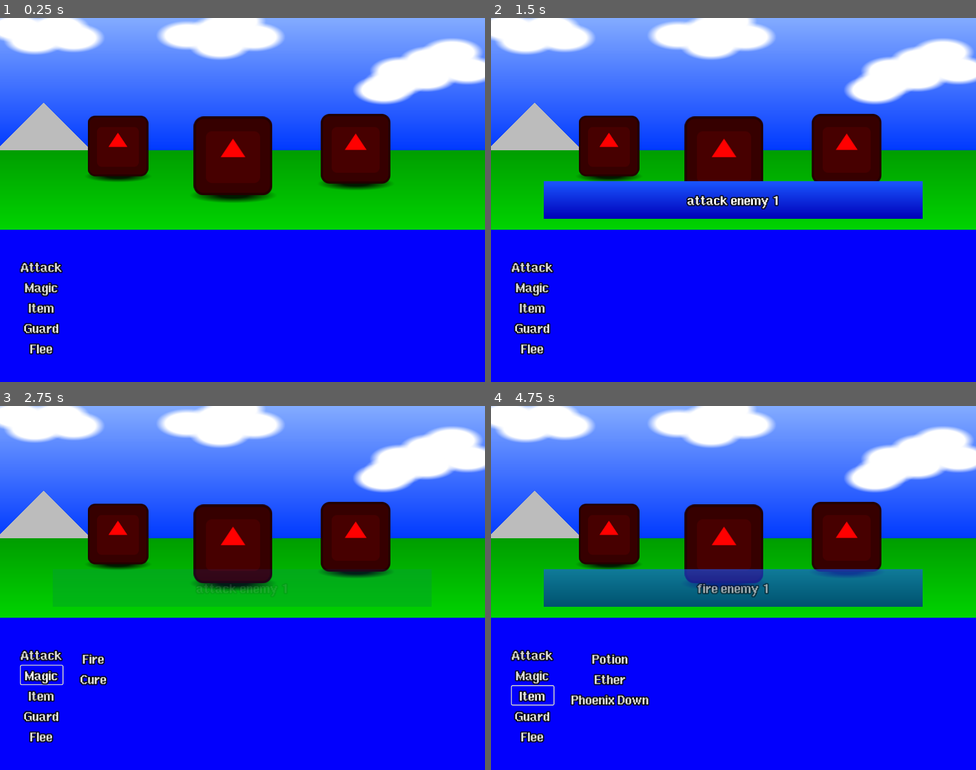
Above: before the commit, frames 1-4 (two rows, left to right).
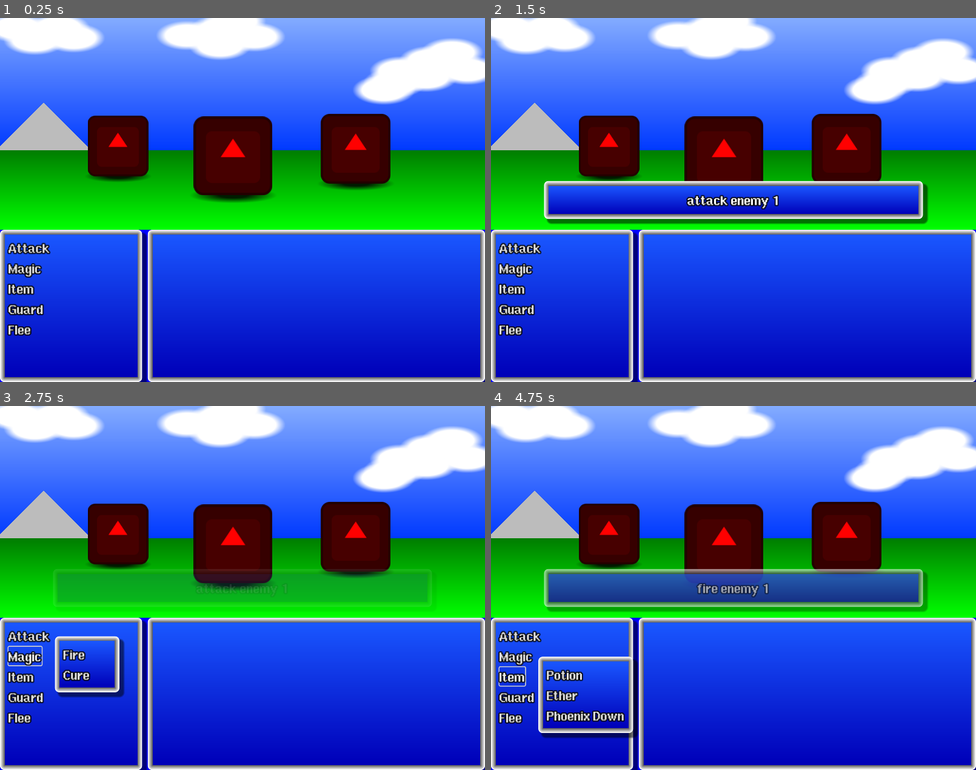
Above: after the commit, the same moments.

Repository: Toxe/godot-modal-dialogs
Game: Godot game, scene res://main.tscn
Two runs of this game, one before a commit and one after it. Both use one fixed random seed, a clock stepped at 60 frames per second and the inputs below. The engine's default icon, where the game draws it, is replaced by a stand-in: a white triangle on a blue panel in a dark square.
Inputs:
- Up to frame 1 (0.25 s): no input
- Up to frame 2 (1.5 s): click "Attack" at 0.5 s; click "Enemy A" at 1.25 s
- Up to frame 3 (2.75 s): click "Magic" at 2 s
- Up to frame 4 (4.75 s): click "Fire" at 2.75 s; click "Enemy A" at 3.5 s; click "Item" at 4.25 s

The runs differ from the first frame. In frame 1, 48% of the frame differs, in the area x 0-100%, y 36-100%; in frame 2, 49%; in frame 3, 47%; in frame 4, 54%.

Commit message:
Update UI and theme

Diff:
--- a/T05_ModalDialogs/main.gd
+++ b/T05_ModalDialogs/main.gd
@@ -2,7 +2,7 @@
 
 const notification_scene = preload("res://notification.tscn")
 
-@onready var main_action_menu: Menu = $MainActionMenu
+@onready var main_action_menu: Menu = $HSplitContainer/MainActionMenu
 
 
 func _ready() -> void:
--- a/T05_ModalDialogs/main.tscn
+++ b/T05_ModalDialogs/main.tscn
@@ -1,7 +1,8 @@
-[gd_scene load_steps=12 format=3 uid="uid://cwc2cuyvyp0lc"]
+[gd_scene load_steps=13 format=3 uid="uid://cwc2cuyvyp0lc"]
 
 [ext_resource type="Script" path="res://main.gd" id="1_axe23"]
 [ext_resource type="PackedScene" uid="uid://jks85lh402mp" path="res://menu/menu.tscn" id="2_qe8vp"]
+[ext_resource type="Theme" uid="uid://biy1jtch5ko3f" path="res://theme.tres" id="3_3g1iq"]
 [ext_resource type="Texture2D" uid="uid://b1ygadlpkhabj" path="res://icon.svg" id="3_f2ea1"]
 
 [sub_resource type="Gradient" id="Gradient_8nihk"]
@@ -23,7 +24,7 @@
 fill_to = Vector2(0.5, 0)
 
 [sub_resource type="Gradient" id="Gradient_e705x"]
-colors = PackedColorArray(8.95232e-06, 0.831235, 3.85046e-07, 1, 2.02149e-06, 0.618463, 4.42803e-06, 1)
+colors = PackedColorArray(0, 1, 0, 1, 0, 0.494118, 0, 1)
 
 [sub_resource type="GradientTexture2D" id="GradientTexture2D_asvv3"]
 gradient = SubResource("Gradient_e705x")
@@ -217,6 +218,7 @@
 color = Color(0, 1, 0, 1)
 
 [node name="UI" type="ColorRect" parent="Background"]
+visible = false
 offset_top = 447.0
 offset_right = 1024.0
 offset_bottom = 768.0
@@ -289,8 +291,23 @@
 texture = SubResource("GradientTexture2D_g88vo")
 expand_mode = 1
 
-[node name="MainActionMenu" parent="." instance=ExtResource("2_qe8vp")]
-offset_left = 44.0
-offset_top = 505.0
-offset_right = 44.0
-offset_bottom = 505.0
+[node name="HSplitContainer" type="HSplitContainer" parent="."]
+offset_top = 447.0
+offset_right = 1024.0
+offset_bottom = 768.0
+theme = ExtResource("3_3g1iq")
+split_offset = 300
+dragger_visibility = 1
+
+[node name="MainActionMenu" parent="HSplitContainer" instance=ExtResource("2_qe8vp")]
+layout_mode = 2
+
+[node name="PanelContainer" type="PanelContainer" parent="HSplitContainer"]
+layout_mode = 2
+theme_type_variation = &"BorderPanelContainer"
+
+[node name="PanelContainer" type="PanelContainer" parent="HSplitContainer/PanelContainer"]
+layout_mode = 2
+
+[node name="MarginContainer" type="MarginContainer" parent="HSplitContainer/PanelContainer/PanelContainer"]
+layout_mode = 2
--- a/T05_ModalDialogs/menu/buttons/sub_menu_button.gd
+++ b/T05_ModalDialogs/menu/buttons/sub_menu_button.gd
@@ -14,32 +14,35 @@
 func close_dialog(dialog: Dialog) -> void:
     dialog.close()
 
-    var parent_menu := get_parent() as Menu
+    var parent_menu := get_menu()
     if parent_menu:
         parent_menu.enable_mouse_input()
         parent_menu.close.emit()
 
 
+func get_menu() -> Menu:
+    return get_parent().get_parent().get_parent().get_parent() as Menu
+
+
 func _on_pressed() -> void:
-    var parent_menu := get_parent() as Menu
-    var parent_dialog := parent_menu.get_parent() as Dialog
-
-    var pos := Vector2(30, 0)
-
-    if parent_dialog:
-        pos += parent_dialog.global_position + Vector2(parent_dialog.size.x, 0)
-    else:
-        pos += parent_menu.global_position + Vector2(parent_menu.size.x, 0)
-
-    # create dialog
-    var dialog := dialog_scene.instantiate() as Dialog
-    dialog.global_position = pos
-    get_viewport().add_child(dialog)
-
     # create menu
     var menu := menu_scene.instantiate() as Menu
     build_menu.call(menu)
+
+    # create dialog
+    var pos := global_position + Vector2(size.x + 20, -30)
+    var dialog := dialog_scene.instantiate() as Dialog
+    dialog.global_position = pos
+
     dialog.add_content(menu)
+    get_viewport().add_child(dialog)
 
-    parent_menu.disable_mouse_input()
+    # move dialog up if it clips out of the viewport
+    var viewport_height: float = ProjectSettings.get("display/window/size/viewport_height")
+    var dialog_y_pos := (dialog.global_position + dialog.size).y
+
+    if dialog_y_pos > viewport_height:
+        dialog.global_position.y -= dialog_y_pos - viewport_height
+
+    get_menu().disable_mouse_input()
     menu.close.connect(func() -> void: close_dialog(dialog))
--- a/T05_ModalDialogs/menu/menu.gd
+++ b/T05_ModalDialogs/menu/menu.gd
@@ -1,4 +1,4 @@
-class_name Menu extends VBoxContainer
+class_name Menu extends PanelContainer
 
 signal close
 
@@ -16,13 +16,14 @@
 
 func add_button(button: Button, text: String) -> Button:
     button.text = text
-    add_child(button)
+    button.size_flags_horizontal = Control.SIZE_SHRINK_BEGIN
+    %VBoxContainer.add_child(button)
     return button
 
 
 func get_controls() -> Array[Control]:
     var controls: Array[Control] = []
-    for child in get_children():
+    for child in %VBoxContainer.get_children():
         var ctrl := child as Control
         if ctrl:
             controls.append(ctrl)
--- a/T05_ModalDialogs/menu/menu.tscn
+++ b/T05_ModalDialogs/menu/menu.tscn
@@ -3,6 +3,18 @@
 [ext_resource type="Theme" uid="uid://biy1jtch5ko3f" path="res://theme.tres" id="1_cye14"]
 [ext_resource type="Script" path="res://menu/menu.gd" id="1_f55qi"]
 
-[node name="Menu" type="VBoxContainer"]
+[node name="Menu" type="PanelContainer"]
 theme = ExtResource("1_cye14")
+theme_type_variation = &"BorderPanelContainer"
 script = ExtResource("1_f55qi")
+
+[node name="PanelContainer" type="PanelContainer" parent="."]
+layout_mode = 2
+
+[node name="MarginContainer" type="MarginContainer" parent="PanelContainer"]
+layout_mode = 2
+
+[node name="VBoxContainer" type="VBoxContainer" parent="PanelContainer/MarginContainer"]
+unique_name_in_owner = true
+custom_minimum_size = Vector2(100, 0)
+layout_mode = 2
--- a/T05_ModalDialogs/notification.gd
+++ b/T05_ModalDialogs/notification.gd
@@ -10,4 +10,4 @@
 
 
 func set_text(text: String) -> void:
-    $PanelContainer/Label.text = text
+    %Label.text = text
--- a/T05_ModalDialogs/notification.tscn
+++ b/T05_ModalDialogs/notification.tscn
@@ -19,10 +19,15 @@
 offset_bottom = 40.0
 grow_horizontal = 2
 grow_vertical = 2
-theme = ExtResource("2_xekr1")
+theme = ExtResource("2_k36uu")
+theme_type_variation = &"BorderPanelContainer"
 
-[node name="Label" type="Label" parent="PanelContainer"]
+[node name="PanelContainer" type="PanelContainer" parent="PanelContainer"]
 layout_mode = 2
-text = "notification text"
+
+[node name="Label" type="Label" parent="PanelContainer/PanelContainer"]
+unique_name_in_owner = true
+layout_mode = 2
+text = "text"
 horizontal_alignment = 1
 vertical_alignment = 1
--- a/T05_ModalDialogs/project.godot
+++ b/T05_ModalDialogs/project.godot
@@ -30,3 +30,4 @@
 
 renderer/rendering_method="gl_compatibility"
 renderer/rendering_method.mobile="gl_compatibility"
+environment/defaults/default_clear_color=Color(0, 0, 1, 1)
--- a/T05_ModalDialogs/theme.tres
+++ b/T05_ModalDialogs/theme.tres
@@ -1,6 +1,22 @@
-[gd_resource type="Theme" load_steps=6 format=3 uid="uid://biy1jtch5ko3f"]
+[gd_resource type="Theme" load_steps=7 format=3 uid="uid://biy1jtch5ko3f"]
 
 [ext_resource type="FontFile" uid="uid://dllf0de64hrny" path="res://assets/fonts/cornelia-sans/cornelia-sans.ttf" id="1_at6w8"]
+
+[sub_resource type="StyleBoxFlat" id="StyleBoxFlat_3ksf4"]
+bg_color = Color(0.360784, 0.360784, 0.360784, 1)
+border_width_left = 10
+border_width_top = 10
+border_width_right = 10
+border_width_bottom = 10
+border_color = Color(1, 1, 1, 1)
+border_blend = true
+corner_radius_top_left = 8
+corner_radius_top_right = 8
+corner_radius_bottom_right = 8
+corner_radius_bottom_left = 8
+shadow_color = Color(0, 0, 0, 0.52549)
+shadow_size = 4
+shadow_offset = Vector2(8, 8)
 
 [sub_resource type="StyleBoxEmpty" id="StyleBoxEmpty_36dpa"]
 
@@ -18,6 +34,8 @@
 [resource]
 default_font = ExtResource("1_at6w8")
 default_font_size = 24
+BorderPanelContainer/base_type = &"PanelContainer"
+BorderPanelContainer/styles/panel = SubResource("StyleBoxFlat_3ksf4")
 Button/colors/font_outline_color = Color(0, 0, 0, 1)
 Button/constants/outline_size = 8
 Button/styles/normal = SubResource("StyleBoxEmpty_36dpa")
Not shown: 1 places in T05_ModalDialogs/notification.tscn that only renumber resources
